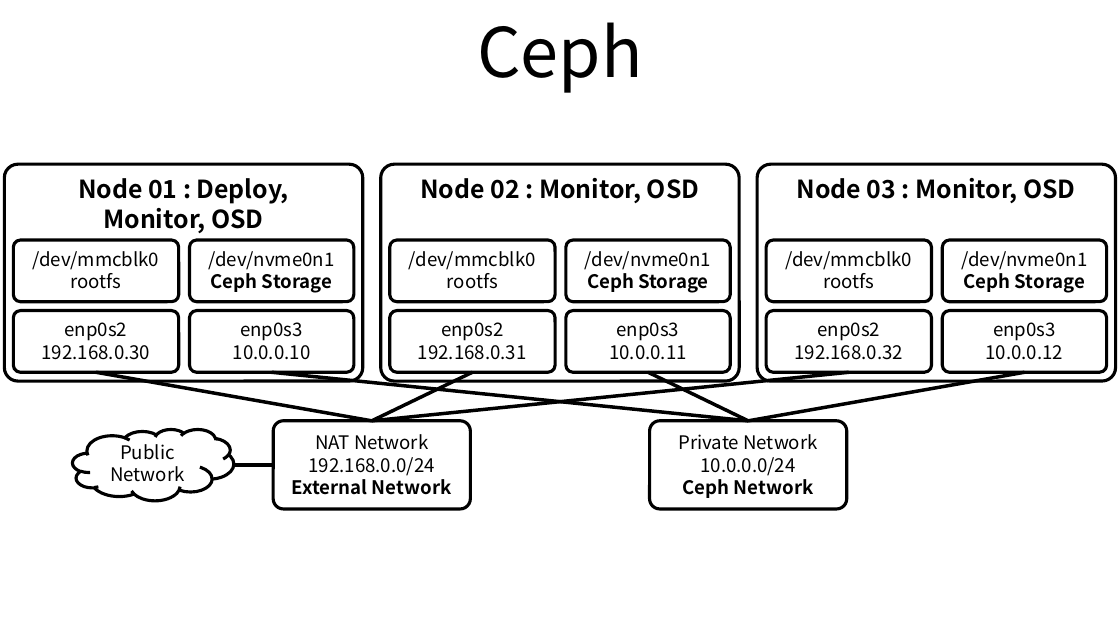
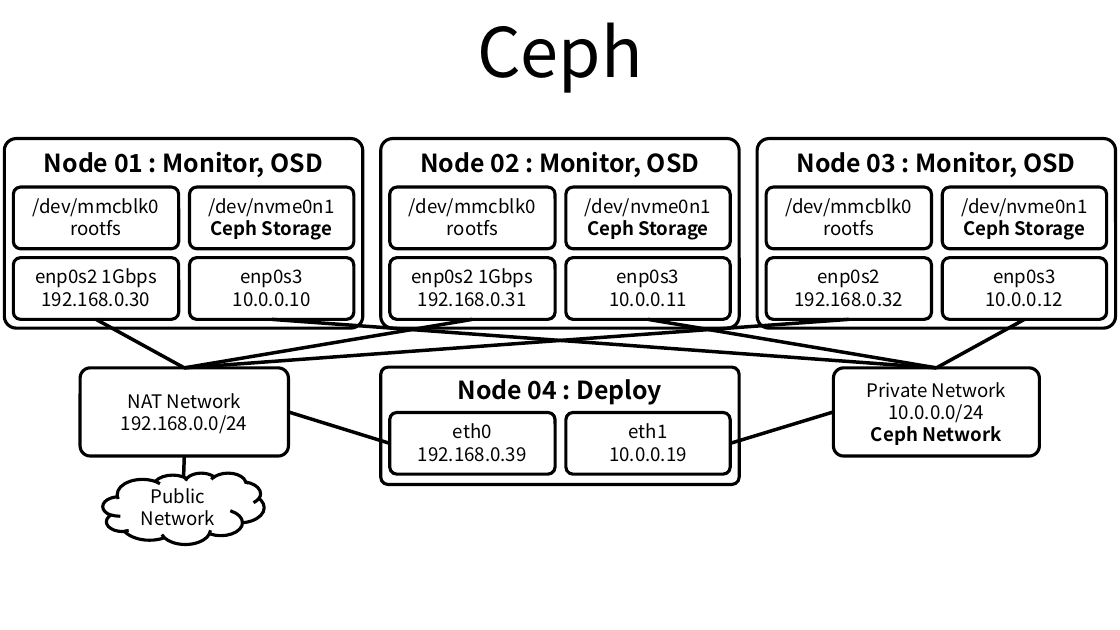
Before and after one commit to ssup2/blog-old, a slide deck: slide 1 of images/record/Ceph_Install_ceph-deploy_Ubuntu_18.04_ODROID-H2_Cluster/Ceph_Install_Ubuntu_18.04_ODROID-H2_Cluster.pptx. Drawn at 1120x630 pixels with LibreOffice and Linux fonts; fonts in the diff are those of the drawing. Boxes give left, top, right and bottom in pixels: in the first picture for what was removed or moved away, otherwise in the second. Text is boxed around its words. In the diff, an @@ line names an element or a change of style, - is before the commit and + after.

```diff
--- a/images/record/Ceph_Install_ceph-deploy_Ubuntu_18.04_ODROID-H2_Cluster/Ceph_Install_Ubuntu_18.04_ODROID-H2_Cluster.pptx
+++ b/images/record/Ceph_Install_ceph-deploy_Ubuntu_18.04_ODROID-H2_Cluster/Ceph_Install_Ubuntu_18.04_ODROID-H2_Cluster.pptx
@@ rounded rectangle "Node 01 : Monitor, OSD": place and size @@
-rounded rectangle "Node 01 : Monitor, OSD" at <box>4,165,363,382</box>
+rounded rectangle "Node 01 : Monitor, OSD" at <box>4,139,363,328</box>
@@ rounded rectangle "Node 02 : Monitor, OSD": place and size @@
-rounded rectangle "Node 02 : Monitor, OSD" at <box>381,165,739,382</box>
+rounded rectangle "Node 02 : Monitor, OSD" at <box>381,139,739,328</box>
@@ rounded rectangle "Node 03 : Monitor, OSD": place and size @@
-rounded rectangle "Node 03 : Monitor, OSD" at <box>757,165,1116,382</box>
+rounded rectangle "Node 03 : Monitor, OSD" at <box>757,139,1116,328</box>
@@ text in rounded rectangle at <box>44,152,322,177</box>: text changed @@
-Node 01 : Deploy,
-Monitor, OSD
+Node 01 : Monitor, OSD
@@ 6 rounded rectangles: place and size @@
-6 rounded rectangles at <box>13,240,1107,301</box>
+6 rounded rectangles at <box>13,187,1107,249</box>
@@ rounded rectangle "enp0s2 1Gbps": place and size @@
-rounded rectangle "enp0s2 1Gbps" at <box>390,310,556,372</box>
+rounded rectangle "enp0s2 1Gbps" at <box>13,258,179,319</box>
@@ text in rounded rectangle at <box>35,268,157,307</box>: text changed @@
-enp0s2
-192.168.0.31
+enp0s2 1Gbps
+192.168.0.30
@@ rounded rectangle "enp0s2 1Gbps": place and size @@
-rounded rectangle "enp0s2 1Gbps" at <box>13,310,179,372</box>
+rounded rectangle "enp0s2 1Gbps" at <box>390,258,556,319</box>
@@ text in rounded rectangle at <box>411,268,533,307</box>: text changed @@
-enp0s2
-192.168.0.30
+enp0s2 1Gbps
+192.168.0.31
@@ 4 rounded rectangles: place and size @@
-4 rounded rectangles at <box>189,310,1107,372</box>
+4 rounded rectangles at <box>189,258,1107,319</box>
@@ line moved from (849, 372) - (372, 421) to (96, 319) - (185, 367) @@
@@ line moved from (96, 372) - (372, 421) to (473, 319) - (185, 367) @@
@@ line added from (849, 319) to (185, 367), #000000 2.25 pt @@
@@ line moved from (272, 372) - (748, 421) to (272, 319) - (936, 367) @@
@@ line moved from (648, 372) - (748, 421) to (648, 319) - (936, 367) @@
@@ line moved from (1025, 372) - (748, 421) to (1025, 319) - (936, 367) @@
@@ rounded rectangle "NAT Network": place and size @@
-rounded rectangle "NAT Network" at <box>273,421,470,510</box>
+rounded rectangle "NAT Network" at <box>81,367,289,456</box>
@@ rounded rectangle added at <box>381,367,739,485</box>, outline #000000 2 pt, 16 pt, text #000000, bold @@
+Node 04 : Deploy
@@ rounded rectangle "Private Network": place and size @@
-rounded rectangle "Private Network" at <box>650,421,847,510</box>
+rounded rectangle "Private Network" at <box>833,367,1039,456</box>
@@ line moved from (473, 372) - (372, 421) to (390, 444) - (289, 412) @@
@@ rounded rectangle added at <box>390,412,556,474</box>, outline #000000 2 pt, 12 pt, text #000000 @@
+eth0
+192.168.0.39
@@ rounded rectangle added at <box>566,412,730,474</box>, outline #000000 2 pt, 12 pt, text #000000 @@
+eth1
+10.0.0.19
@@ line added from (730, 444) to (833, 412), #000000 2.25 pt @@
@@ cloud "Public": place and size @@
-cloud "Public" at <box>73,429,234,501</box>
+cloud "Public" at <box>103,473,264,544</box>
@@ line moved from (273, 465) - (234, 465) to (185, 456) - (184, 477) @@
@@ text in rounded rectangle at <box>292,475,451,495</box>: paragraph removed @@
-External Network
```
Also in this commit, not shown: 16 other files.
